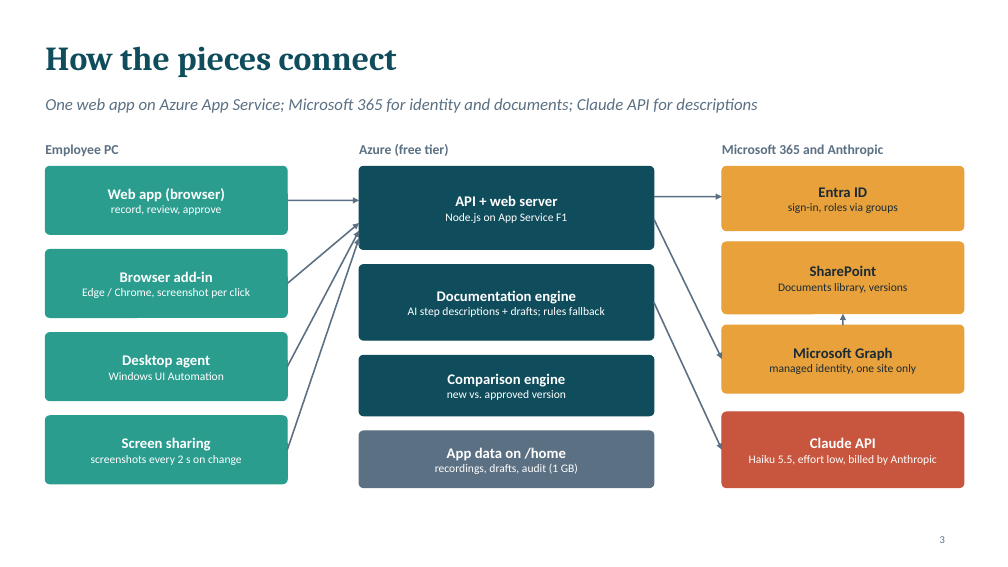
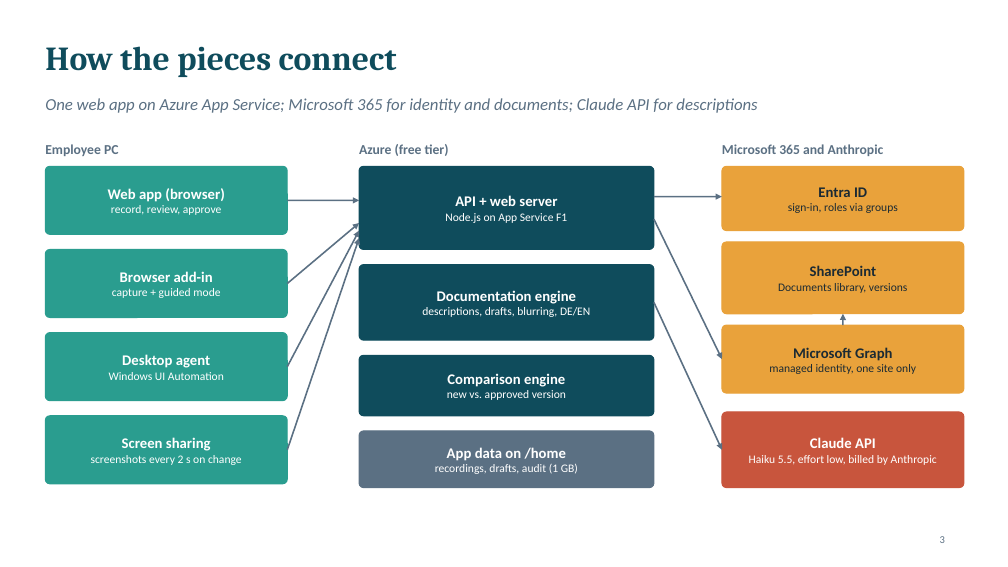
Before and after one commit to traistacristian/process-documentation-agent, a slide deck: slide 3 of docs/Process-Documentation-Agent-Overview.pptx. Drawn at 1008x567 pixels with LibreOffice and Linux fonts; fonts in the diff are those of the drawing. Boxes give left, top, right and bottom in pixels: in the first picture for what was removed or moved away, otherwise in the second. Text is boxed around its words. In the diff, an @@ line names an element or a change of style, - is before the commit and + after.

```diff
--- a/docs/Process-Documentation-Agent-Overview.pptx
+++ b/docs/Process-Documentation-Agent-Overview.pptx
@@ text at bbox=[112, 288, 220, 298]: text changed @@
-Edge / Chrome, screenshot per click
+capture + guided mode
@@ text at bbox=[422, 307, 590, 317]: text changed @@
-AI step descriptions + drafts; rules fallback
+descriptions, drafts, blurring, DE/EN
```
Also in this commit, not shown: 3 other slides changed.
